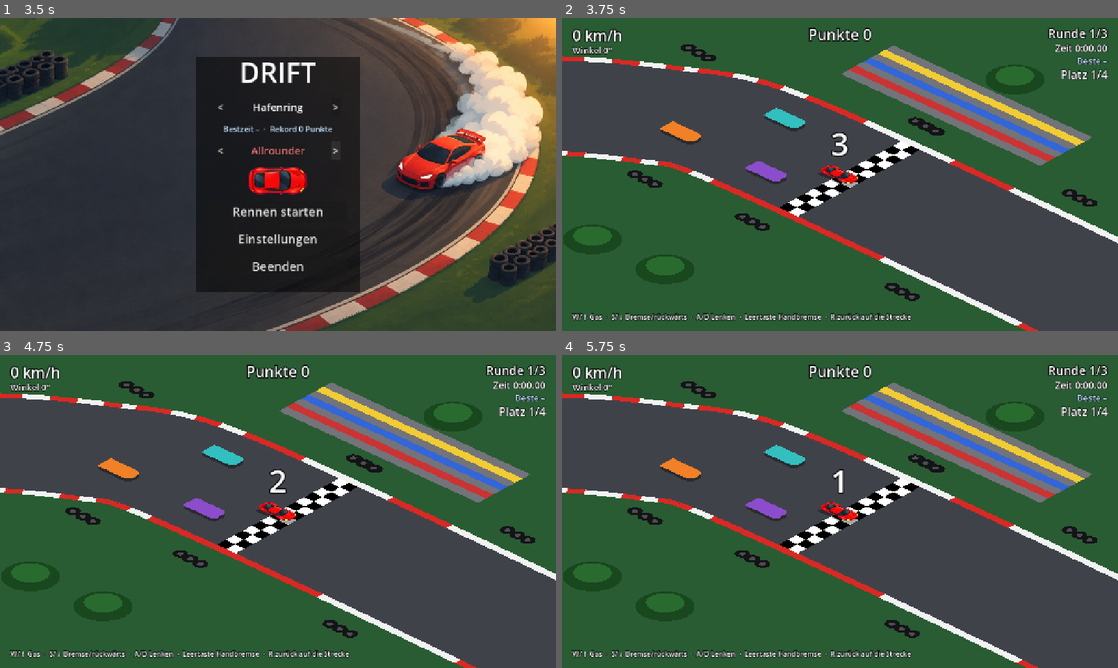
Above: before the commit, frames 1-4 (two rows, left to right).
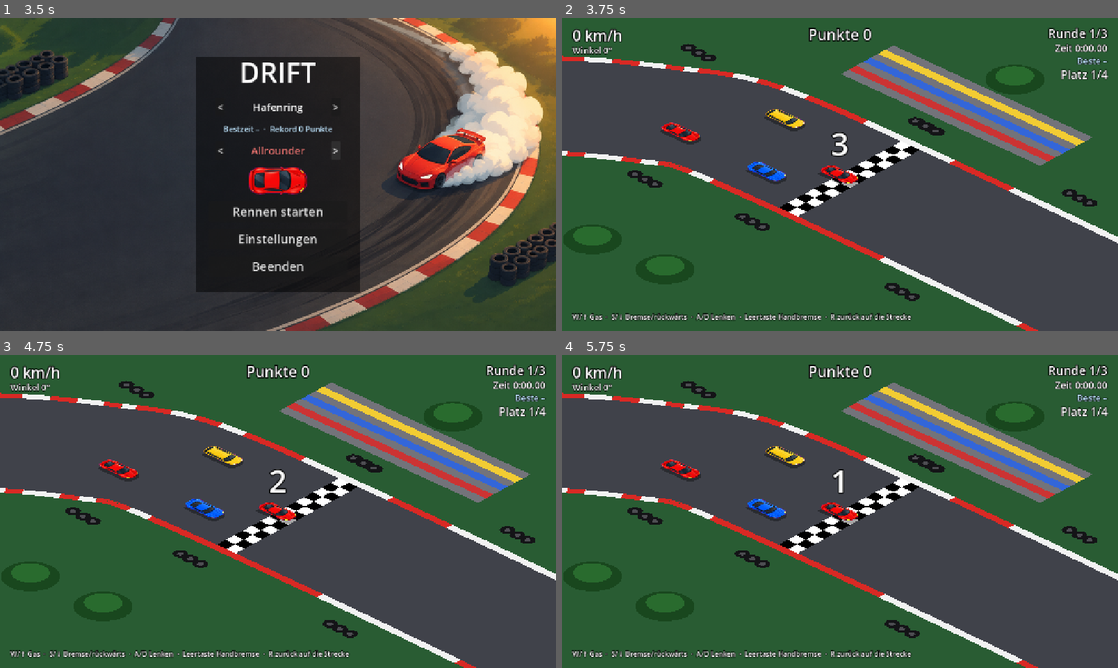
Above: after the commit, the same moments.

Repository: Mayo73/agenthub-backup
Game: Godot game, scene res://scenes/main_menu.tscn
Same seed, same stepped clock (60 frames per second), same inputs: the game is played once before the commit and once after it.
Inputs:
- Up to frame 1 (3.5 s): click "<" at 0.5 s; click ">" at 1.25 s; click "<" at 2 s; click ">" at 2.75 s
- Up to frame 2 (3.75 s): click "Rennen starten" at 3.5 s
- Up to frame 3 (4.75 s): tap Enter (neustart) at 4.25 s; hold D (rechts) from 4.28 s (still down); hold S (bremse) from 4.28 s (still down)
- Up to frame 4 (5.75 s): tap Enter (neustart) at 5 s; release D (rechts) at 5.03 s; release S (bremse) at 5.03 s; hold Down from 5.03 s (still down); tap W (gas) at 5.1 s

Frame 1 is identical in both runs. In frame 2, 0.7% of the frame differs, in the area x 17-44%, y 28-53%; in frame 3, 0.7%; in frame 4, 0.7%.

Commit message:
T-0074: KI-Gegner fahren die anderen Autos
Erstellt vom lokalen Agent (Modell qwen3.5:35b-a3b, Versuch 1 von 5).

Diff:
--- a/scripts/main.gd
+++ b/scripts/main.gd
@@ -68,10 +68,12 @@
 	hud.again_pressed.connect(restart)
 	hud.menu_pressed.connect(go_to_menu)
 
+	var opponent_ids := CarCatalog.opponents(GameSettings.car_id, AI_COLORS.size())
 	for i in AI_COLORS.size():
 		var ai: Node2D = preload("res://scripts/ai_car.gd").new()
 		ai.name = "Ai%d" % (i + 1)
 		ai.color = AI_COLORS[i]
+		ai.set_car(opponent_ids[i])
 		ai.driver.skill = AI_SKILLS[i]
 		ai.track = track.path
 		world.add_child(ai)
--- a/tests/test_main_wiring.gd
+++ b/tests/test_main_wiring.gd
@@ -204,3 +204,14 @@
 	check_eq(main.race_sounds.beeps, 1, "race_sounds.beeps ist 1 nach update()")
 	main.restart()
 	check_eq(main.race_sounds.last_text, "", "last_text ist leer nach restart()")
+
+
+func test_gegner_autos() -> void:
+	check(main.ai_cars.size() == 3, "ai_cars.size() ist 3")
+
+	var expected_opponents := CarCatalog.opponents(GameSettings.car_id, 3)
+	for i in 3:
+		check(main.ai_cars[i].car_id == expected_opponents[i],
+			"ai_cars[%d].car_id ist %s (erwartet %s)" % [i, main.ai_cars[i].car_id, expected_opponents[i]])
+
+	check(main.ai_cars[0].texture != null, "ai_cars[0].texture != null")
